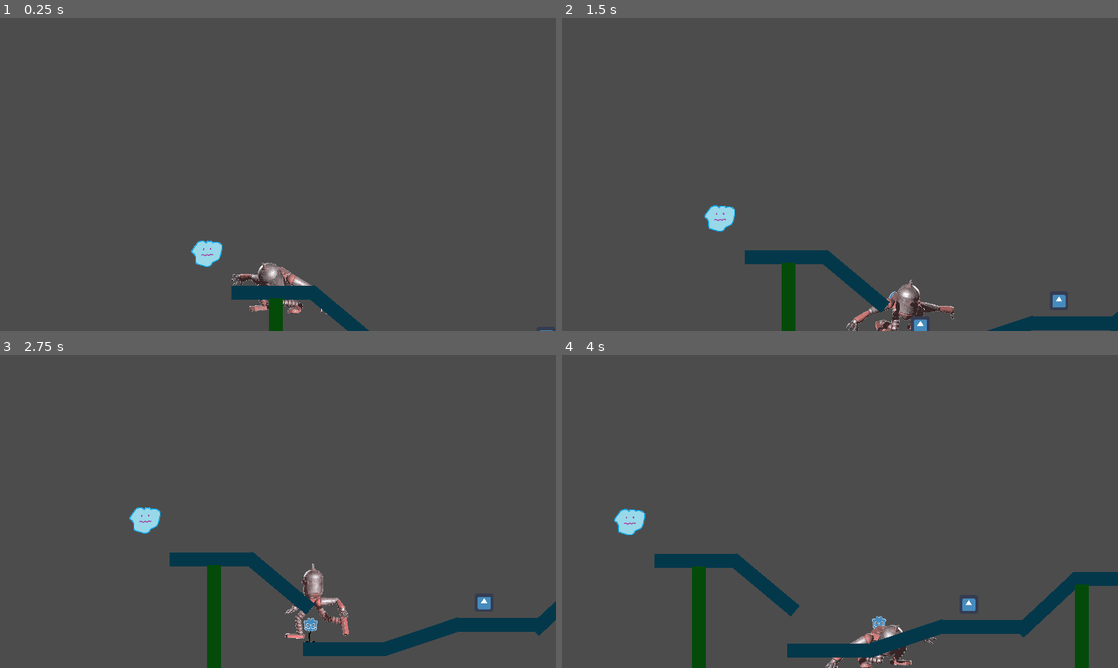
Above: before the commit, frames 1-4 (two rows, left to right).
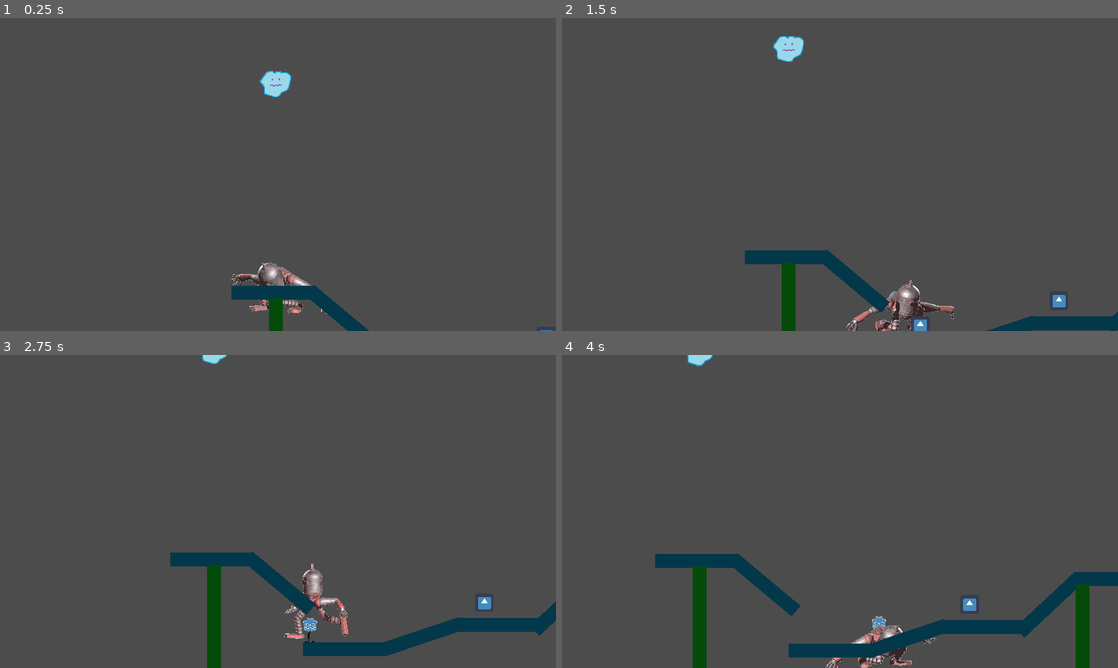
Above: after the commit, the same moments.

Repository: DeepHorizonsCL/perrobot
Game: Godot game, scene res://Scenes/Mapa.tscn
The game is run twice, just before and just after one commit, with the same random seed, the same clock (stepped at 60 frames per second) and the same inputs. The engine's default icon, where the game draws it, is replaced by a stand-in: a white triangle on a blue panel in a dark square.
Inputs:
- Up to frame 1 (0.25 s): no input
- Up to frame 2 (1.5 s): tap Enter (ui_accept) at 0.5, 0.77 s; hold Right (ui_right) from 0.53 s (still down)
- Up to frame 3 (2.75 s): tap Enter (ui_accept) at 1.52 s; release Right (ui_right) at 2.03 s; hold Left (ui_left) from 2.03 s (still down)
- Up to frame 4 (4 s): release Left (ui_left) at 2.78 s; hold Right (ui_right) from 2.78 s (still down); tap Enter (ui_accept) at 3.02, 3.77 s

The runs differ from the first frame. In frame 1, 0.7% of the frame differs, in the area x 34-53%, y 16-80%; in frame 2, 0.7%; in frame 3, 0.9%; in frame 4, 1.0%, in the area x 9-95%, y 0-100%.

Commit message:
ADD: Global variables

Diff:
--- a/Scenes/Mapa.tscn
+++ b/Scenes/Mapa.tscn
@@ -199,3 +199,4 @@
 position = Vector2( 172.004, 3213.64 )
 
 [node name="incorporeo" parent="." instance=ExtResource( 7 )]
+position = Vector2( 237.133, -585.264 )
--- /dev/null
+++ b/Scripts/Global.gd
@@ -0,0 +1,115 @@
+extends Node
+
+var volumen_general = 0.0
+var volumen_musica = -5.6
+var volumen_sfx = 5.0
+#var idiomas = TranslationServer.get_loaded_locales()
+#var idioma = idiomas.bsearch('es')
+
+var datos_partida = {
+	volumen_general = 0.0,
+	volumen_musica = 0.0,
+	volumen_sfx = 0.0,
+	max_score = 0,
+	idioma = 0
+}
+
+#var s = ResourceLoader.load("res://Scennes/Main2.tscn")
+var sceneToGo
+
+# Called when the node enters the scene tree for the first time.
+func _ready():
+	var path = Directory.new()
+	#idiomas.sort()
+	if not path.dir_exists("user://saves"):
+		#print('Creado')
+		path.open("user://")
+		path.make_dir("user://saves")
+		guardar()
+	else:
+		#print('Cargado')
+		cargar()
+		#if typeof(idioma) == TYPE_STRING:
+		#	idioma = idiomas.bsearch('es')
+
+	#TranslationServer.set_locale(idiomas[idioma])
+	AudioServer.set_bus_volume_db(AudioServer.get_bus_index("Master"), volumen_general)
+	AudioServer.set_bus_volume_db(AudioServer.get_bus_index("Music_bus"), volumen_musica)
+	AudioServer.set_bus_volume_db(AudioServer.get_bus_index("SFX_bus"), volumen_sfx)
+
+func guardar():
+	var save = File.new()
+	save.open("user://saves/data.save", File.WRITE)
+
+	var datos_guardar = datos_partida
+
+	datos_partida.volumen_general = volumen_general
+	datos_partida.volumen_musica = volumen_musica
+	datos_partida.volumen_sfx = volumen_sfx
+	#TranslationServer.set_locale(idiomas[idioma])
+	save.store_line(to_json(datos_guardar))
+
+	save.close()
+
+func cargar():
+	var cargar = File.new()
+	if cargar.file_exists("user://saves/data.save"):
+		cargar.open("user://saves/data.save",File.READ)
+
+		var datos_cargar = datos_partida
+		datos_cargar = parse_json(cargar.get_line())
+
+		cargar.close()
+
+		#print(datos_cargar)
+		#idioma = datos_cargar.idioma
+		volumen_general = datos_cargar.volumen_general
+		volumen_musica = datos_cargar.volumen_musica
+		volumen_sfx = datos_cargar.volumen_sfx
+	else:
+		print('error carga')
+
+func cambioEscena():
+
+	call_deferred("_deferred_goto_scene")
+
+func cambioOtraEscena(_name):
+	#print(" llendo hacia la esena " + str(name) )
+#	s = ResourceLoader.load("res://Scennes/" + name + ".tscn" )
+	#print(str(s))
+	call_deferred("_deferred_goto_scene")
+
+func _deferred_goto_scene():
+	# It is now safe to remove the current scene
+	var current_scene = get_tree().current_scene
+	current_scene.free()
+
+	# Instance the new scene.
+#	current_scene = s.instance()
+
+	# Add it to the active scene, as child of root.
+	get_tree().get_root().add_child(current_scene)
+
+	# Optionally, to make it compatible with the SceneTree.change_scene() API.
+	get_tree().set_current_scene(current_scene)
+
+# warning-ignore:unused_argument
+func _deferred_goto_another_scene(scenename):
+	#print("Me voy a la escena " + scenename)
+
+	var current_scene = get_tree().current_scene
+	current_scene.free()
+
+	current_scene = sceneToGo.instance()
+
+	# Add it to the active scene, as child of root.
+	get_tree().get_root().add_child(current_scene)
+
+	# Optionally, to make it compatible with the SceneTree.change_scene() API.
+	get_tree().set_current_scene(current_scene)
+
+
+
+
+func customComparison(a, b):
+	return hash(a)<hash(b)
--- a/Scripts/playerController.gd
+++ b/Scripts/playerController.gd
@@ -136,8 +136,8 @@
 			$cabeza_torso_piernas.visible = false
 			$cuerpoentero.visible = false
 
-			$colision_inf.disabled = false
-			$colision_sup.disabled = true
+			#$colision_inf.disabled = false
+			#$colision_sup.disabled = true
 
 
 		"cabeza-brazo":
@@ -160,8 +160,8 @@
 			$cabeza_torso_piernas.visible = false
 			$cuerpoentero.visible = false
 
-			$colision_inf.disabled = false
-			$colision_sup.disabled = false
+			#$colision_inf.disabled = false
+			#$colision_sup.disabled = false
 
 		"cabeza-2brazos":
 			speed = 645
@@ -182,8 +182,8 @@
 			$cabeza_torso_piernas.visible = false
 			$cuerpoentero.visible = false
 
-			$colision_inf.disabled = false
-			$colision_sup.disabled = false
+			#$colision_inf.disabled = false
+			#$colision_sup.disabled = false
 
 		"cabeza-pierna":
 			speed = 120
@@ -204,8 +204,8 @@
 			$cabeza_torso_piernas.visible = false
 			$cuerpoentero.visible = false
 
-			$colision_inf.disabled = false
-			$colision_sup.disabled = false
+			#$colision_inf.disabled = false
+			#$colision_sup.disabled = false
 
 		"cabeza-2piernas":
 			speed = 725
@@ -226,8 +226,8 @@
 			$cabeza_torso_piernas.visible = false
 			$cuerpoentero.visible = false
 
-			$colision_inf.disabled = false
-			$colision_sup.disabled = false
+			#$colision_inf.disabled = false
+			#$colision_sup.disabled = false
 
 
 		"cabeza-brazos_piernas":
@@ -249,8 +249,8 @@
 			$cabeza_torso_piernas.visible = false
 			$cuerpoentero.visible = false
 
-			$colision_inf.disabled = false
-			$colision_sup.disabled = false
+			#$colision_inf.disabled = false
+			#$colision_sup.disabled = false
 
 
 		"cabeza-torso":
@@ -272,8 +272,8 @@
 			$cabeza_torso_piernas.visible = false
 			$cuerpoentero.visible = false
 
-			$colision_inf.disabled = false
-			$colision_sup.disabled = false
+			#$colision_inf.disabled = false
+			#$colision_sup.disabled = false
 
 		"cabeza-torso-brazos":
 			speed = 812
@@ -294,8 +294,8 @@
 			$cabeza_torso_piernas.visible = false
 			$cuerpoentero.visible = false
 
-			$colision_inf.disabled = false
-			$colision_sup.disabled = false
+			#$colision_inf.disabled = false
+			#$colision_sup.disabled = false
 
 		"cabeza-torso-piernas":
 			speed = 812
@@ -316,8 +316,8 @@
 			$cabeza_torso_piernas.visible = true
 			$cuerpoentero.visible = false
 
-			$colision_inf.disabled = false
-			$colision_sup.disabled = false
+			#$colision_inf.disabled = false
+			#$colision_sup.disabled = false
 
 		"cuerpo-entero":
 			speed = 832
@@ -338,11 +338,8 @@
 			$cabeza_torso_piernas.visible = false
 			$cuerpoentero.visible = true
 
-			$colision_inf.disabled = false
-			$colision_sup.disabled = false
-
-
-
+			#$colision_inf.disabled = false
+			#$colision_sup.disabled = false
 
 
 func _physics_process(delta):
--- a/project.godot
+++ b/project.godot
@@ -18,6 +18,10 @@
 config/name="Perrobot"
 run/main_scene="res://Scenes/Mapa.tscn"
 config/icon="res://icon.png"
+
+[autoload]
+
+Global="*res://Scripts/Global.gd"
 
 [display]
 
Not shown, changed: Scenes/Camera2D.vs
